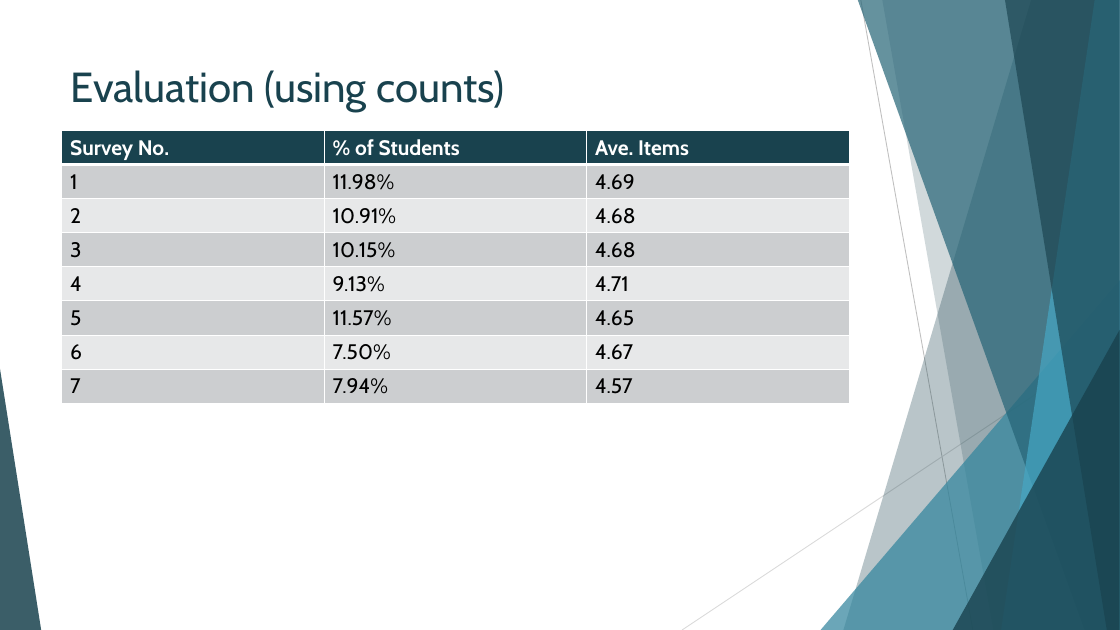
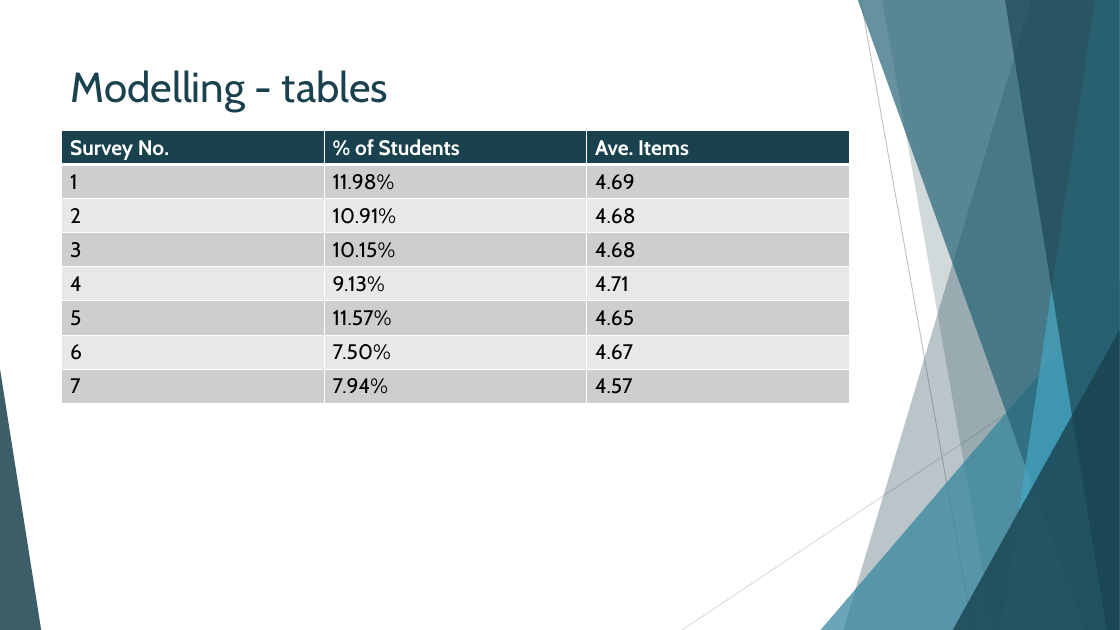
Before and after one commit to IssyMiddleton/CSC8631-Data-Management-Exploratory-Analysis, a slide deck: slide 12 of Exploratory_Analysis/reports/Overview-Presentation.pptx. Drawn at 1120x630 pixels with LibreOffice and Linux fonts; fonts in the diff are those of the drawing. Boxes give left, top, right and bottom in pixels: in the first picture for what was removed or moved away, otherwise in the second. Text is boxed around its words. In the diff, an @@ line names an element or a change of style, - is before the commit and + after.

```diff
--- a/Exploratory_Analysis/reports/Overview-Presentation.pptx
+++ b/Exploratory_Analysis/reports/Overview-Presentation.pptx
@@ title at (x1=71, y1=70, x2=388, y2=112): text changed @@
-Evaluation (using counts)
+Modelling - tables
```
Also in this commit, not shown: 3 other slides changed, 1 slide removed, 25 other files.
